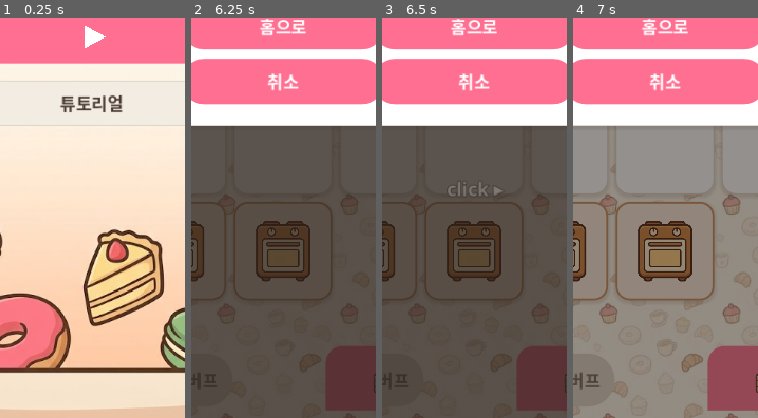
Above: before the commit, frames 1-4 (left to right).
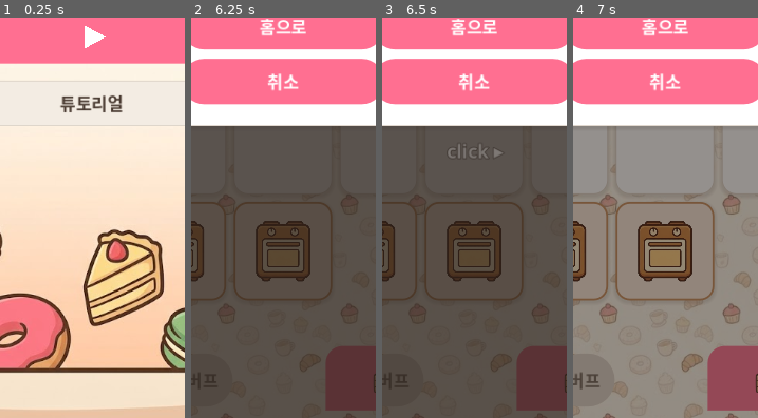
Above: after the commit, the same moments.

Repository: yellyB/game-slot-kitchen
Game: Godot game, scene res://scenes/Main.tscn
The game is run twice, just before and just after one commit, with the same random seed, the same clock (stepped at 60 frames per second) and the same inputs. Sound files missing from this copy of the repository are replaced by a short silence.
Inputs (mouse positions are % of the whole screen's width and height, from its top left):
- Up to frame 1 (0.25 s): no input
- Up to frame 2 (6.25 s): click (21, 5) at 0.5 s; click "돈+10만" at 1.25 s; click "돈-5만" at 2 s; click "손님내보냄" at 2.75 s; click (10, 95) at 3.52 s; click (79, 95) at 4.25 s; click (50, 52) at 5.02 s; click (21, 5) at 5.75 s
- Up to frame 3 (6.5 s): no input
- Up to frame 4 (7 s): click "홈으로" at 6.5 s
The pictures show only the part of the screen within x 25-75%, y 50-100%; the shares and areas given below are measured in that part.

Frames 1-2 are identical in both runs. In frame 3, 0.5% of the frame differs, in the area x 36-65%, y 31-45%; in frame 4, nothing differs.

Commit message:
'click ▸' 힌트 위치 더 위로(-20→-60) — 체감되게
Co-Authored-By: Claude Opus 4.8 (1M context) <noreply@anthropic.com>

Diff:
--- a/scripts/main.gd
+++ b/scripts/main.gd
@@ -1046,7 +1046,7 @@
   var vp := get_viewport_rect().size
   img.pivot_offset = img.size * 0.5
   l.pivot_offset = l.size * 0.5
-  hint.position = Vector2((vp.x - hint.size.x) * 0.5, vp.y * 0.72 - 20.0)   # 하단 중앙(살짝 위로)
+  hint.position = Vector2((vp.x - hint.size.x) * 0.5, vp.y * 0.72 - 60.0)   # 하단 중앙(위로)
 
   if dim_fade > 0.0:
     create_tween().tween_property(dim, "modulate:a", 1.0, dim_fade)   # 배경 서서히 어두워짐
